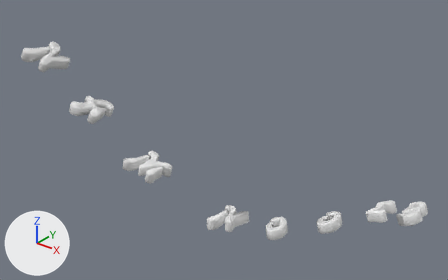
Renders of the Blender file Assets/Models/Title.blend from each side of a commit.
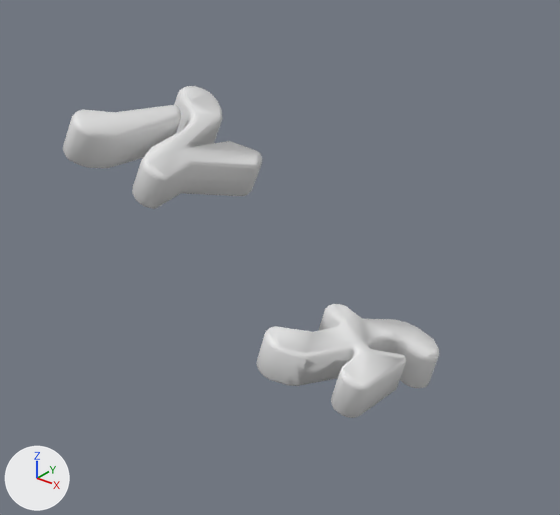
The first picture shows the older version from a 50 mm lens placed at (17.36, -8.74, -5.45), pointed at (10.36, 0.01, -10.88). The close-ups show both versions on the part from 1% to 32% of the width and 7% to 53% of the height of that picture; other places that the commit changed are outside them. Every picture has the same lights, and +X, +Y and +Z are marked at lower left.

The older version as bpy lines, for what is in view:
```python
me_text_003 = bpy.data.meshes.new('Text.003')
me_text_003.from_pydata(...)  # 406 vertices, 808 faces; spans x -0.275..0.258, y -0.39..0.372, z -0.119..0.119
me_text_003.materials.append(mat_title)  # white #e7e7e7
me_text_013 = bpy.data.meshes.new('Text.013')
me_text_013.from_pydata(...)  # 312 vertices, 617 faces; spans x -0.263..0.307, y -0.42..0.336, z -0.119..0.12
me_text_013.materials.append(mat_title)  # white #e7e7e7
ob_text_a = bpy.data.objects.new('Text_A', me_text_003)
ob_text_a.location = (8.383, -1.614, -10.196)
ob_text_a.rotation_euler = (0.0, 0.488, 0.0)  # degrees (0, 28, 0)
ob_text_n2 = bpy.data.objects.new('Text_N2', me_text_013)
ob_text_n2.location = (7.702, -2.026, -9.173)
ob_text_n2.rotation_euler = (-0.0257, 0.579, -0.047)  # degrees (-1.5, 33, -2.7)
```
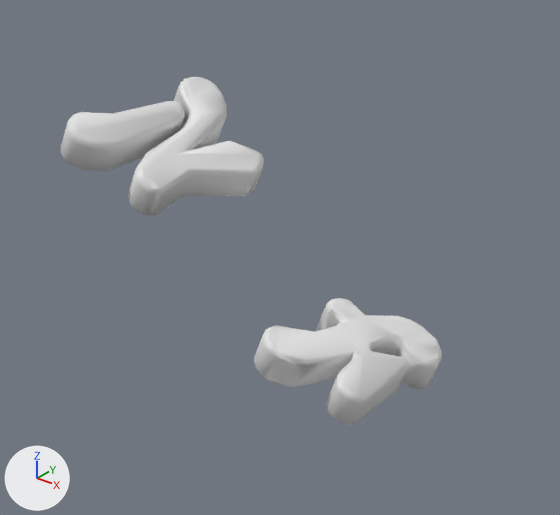
Pixel boxes (x1, y1, x2, y2) of what changed, in the close-ups (560 x 515 px):
```json
{"object": "Text_N2", "change": "reshaped, turned", "before": [63, 86, 262, 209], "after": [61, 77, 264, 216]}
{"object": "Text_A", "change": "reshaped, turned", "before": [257, 304, 439, 418], "after": [254, 298, 442, 424]}
{"part": 1, "of": "me_text_003", "change": "added", "after": [254, 298, 442, 424]}
{"part": 2, "of": "me_text_013", "change": "added", "after": [128, 77, 264, 216]}
{"part": 3, "of": "me_text_013", "change": "added", "after": [61, 101, 185, 171]}
```

Scene script edits in JSON lines:
```json
{"op": "add", "block": "mat_outline", "code": ["mat_outline = principled_material('Outline')", "mat_outline.base_color = (0.8, 0.8, 0.8)  # white #e7e7e7"]}
{"block": "me_text_003", "where": "# used by ob_text_a; location = (8.383, -1.614, -10.196); rotation_euler = (0.0, 0.488, 0.0), in degrees (0, 28, 0)"}
{"op": "remove", "block": "me_text_003", "code": "me_text_003.from_pydata(...)  # 406 vertices, 808 faces; spans x -0.275..0.258, y -0.39..0.372, z -0.119..0.119"}
{"op": "add", "block": "me_text_003", "code": "me_text_003.from_pydata(...)  # 1218 vertices, 2424 faces; spans x -0.285..0.268, y -0.4..0.382, z -0.129..0.129"}
{"block": "me_text_003", "change": "me_text_003 part 1: a new loose piece of 406 vertices spanning x -0.285..0.268, y -0.4..0.382, z -0.129..0.129, in mat_outline (white #e7e7e7)"}
{"op": "add", "block": "me_text_003", "code": "me_text_003.materials.append(mat_outline)  # white #e7e7e7"}
{"block": "me_text_013", "where": "# used by ob_text_n2; location = (7.702, -2.026, -9.173); rotation_euler = (-0.0257, 0.579, -0.047), in degrees (-1.5, 33, -2.7)"}
{"op": "remove", "block": "me_text_013", "code": "me_text_013.from_pydata(...)  # 312 vertices, 617 faces; spans x -0.263..0.307, y -0.42..0.336, z -0.119..0.12"}
{"op": "add", "block": "me_text_013", "code": "me_text_013.from_pydata(...)  # 936 vertices, 1851 faces; spans x -0.273..0.317, y -0.43..0.346, z -0.132..0.13"}
{"block": "me_text_013", "change": "me_text_013 part 2: a new loose piece of 212 vertices spanning x -0.262..0.317, y -0.27..0.346, z -0.132..0.13, in mat_outline (white #e7e7e7)"}
{"block": "me_text_013", "change": "me_text_013 part 3: a new loose piece of 100 vertices spanning x -0.273..-0.039, y -0.43..0.132, z -0.128..0.129, in mat_outline (white #e7e7e7)"}
{"op": "add", "block": "me_text_013", "code": "me_text_013.materials.append(mat_outline)  # white #e7e7e7"}
{"op": "set", "path": "ob_text_a.rotation_euler", "old": "(0.0, 0.488, 0.0)", "new": "(0.111, 0.656, 0.0)", "note": "degrees (0, 28, 0) -> degrees (6.4, 38, 0)"}
{"op": "set", "path": "ob_text_n2.rotation_euler", "old": "(-0.0257, 0.579, -0.047)", "new": "(0.142, 0.747, -0.047)", "note": "degrees (-1.5, 33, -2.7) -> degrees (8.1, 43, -2.7)"}
```
